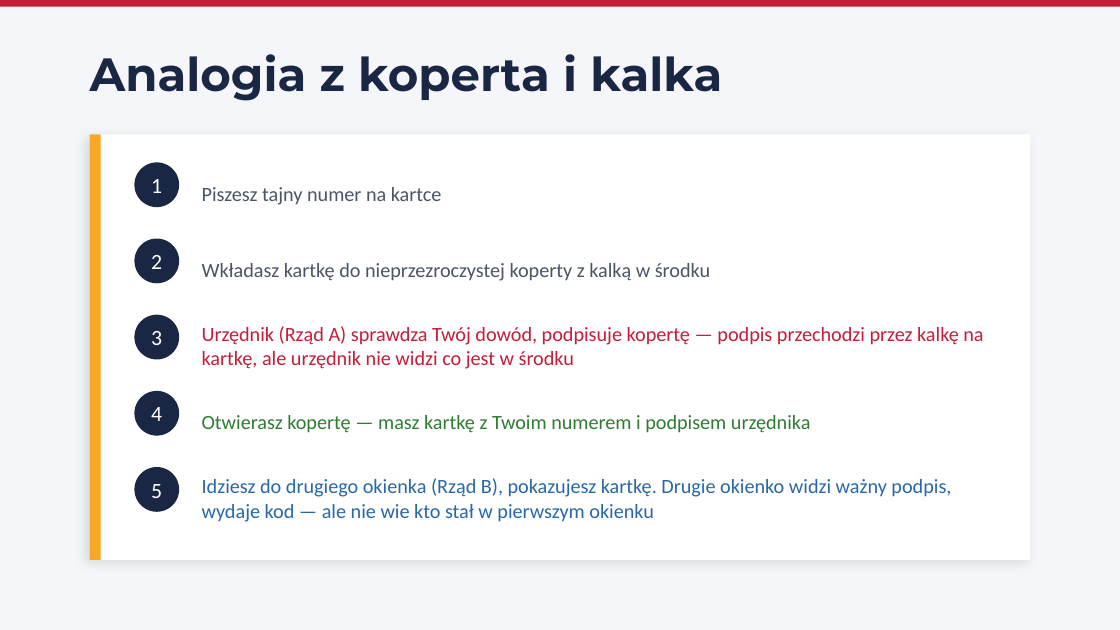
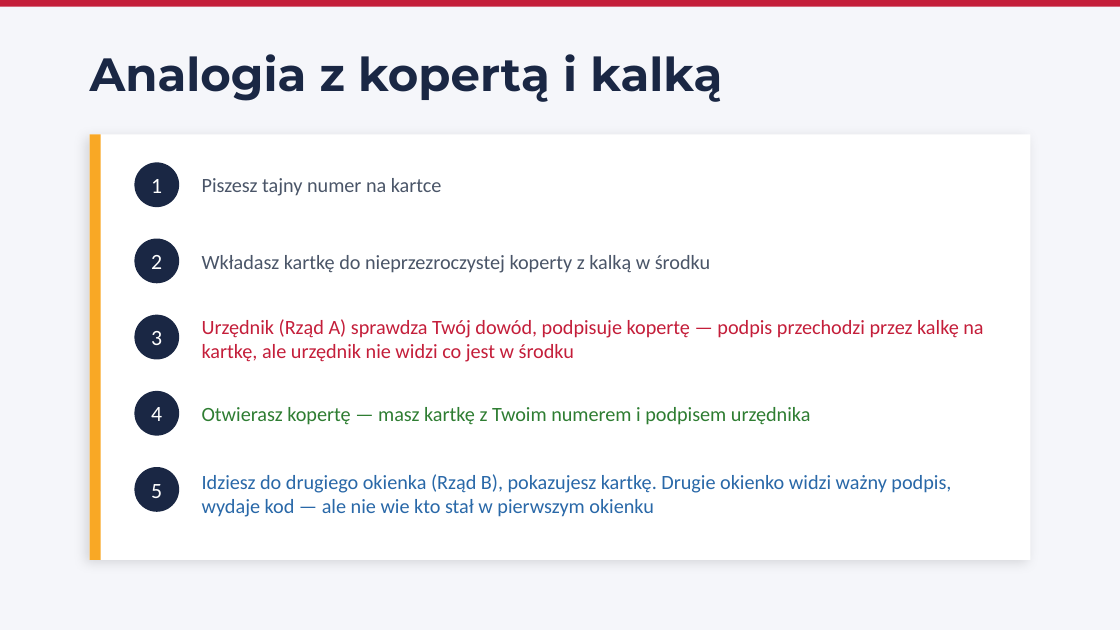
Before and after one commit to Inner-Savages/BKIHack2026, a slide deck: slide 5 of prezentacja.pptx. Drawn at 1120x630 pixels with LibreOffice and Linux fonts; fonts in the diff are those of the drawing. Boxes give left, top, right and bottom in pixels: in the first picture for what was removed or moved away, otherwise in the second. Text is boxed around its words. In the diff, an @@ line names an element or a change of style, - is before the commit and + after.

Commit message:
Poprawiona poprawiona prezentacja

```diff
--- a/prezentacja.pptx
+++ b/prezentacja.pptx
@@ text at box(90, 54, 722, 102): text changed @@
-Analogia z koperta i kalka
+Analogia z kopertą i kalką
@@ 3 texts: place and size @@
-3 texts at box(202, 187, 983, 522)
+3 texts at box(202, 178, 983, 517)
@@ text "Wkładasz kartkę do nieprzezroczystej koperty ...": place and size @@
-text "Wkładasz kartkę do nieprzezroczystej koperty ..." at box(202, 263, 710, 281)
+text "Wkładasz kartkę do nieprzezroczystej koperty ..." at box(202, 255, 710, 273)
@@ text "Otwierasz kopertę — masz kartkę ...": place and size @@
-text "Otwierasz kopertę — masz kartkę ..." at box(202, 415, 811, 433)
+text "Otwierasz kopertę — masz kartkę ..." at box(202, 407, 811, 425)
```
